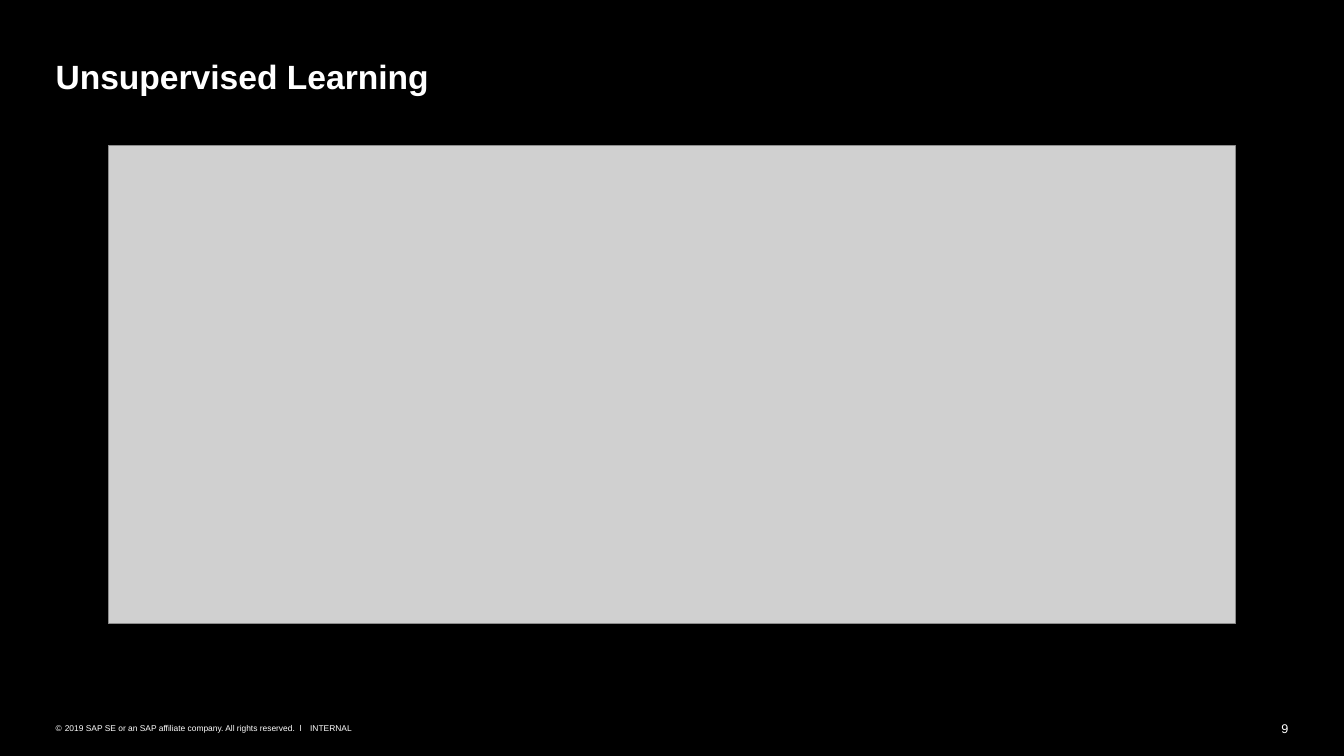
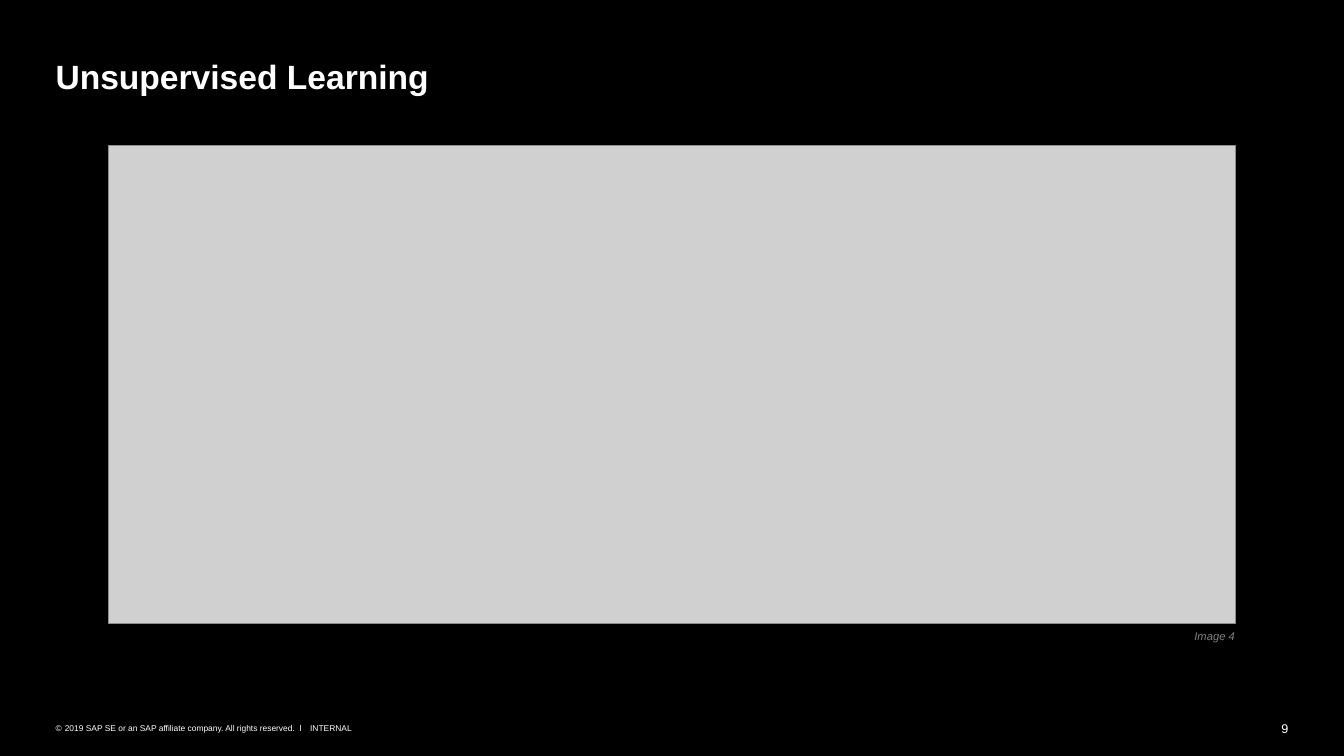
Before and after one commit to SherwinVarghese/Machine-Learning-TechknowSchool, a slide deck: slide 9 of Intro To ML and Data Science/Overview.pptx. Drawn at 1344x756 pixels with LibreOffice and Linux fonts; fonts in the diff are those of the drawing; grey boxes stand for pictures. Boxes give left, top, right and bottom in pixels: in the first picture for what was removed or moved away, otherwise in the second. Text is boxed around its words. In the diff, an @@ line names an element or a change of style, - is before the commit and + after.

```diff
--- a/Intro To ML and Data Science/Overview.pptx
+++ b/Intro To ML and Data Science/Overview.pptx
@@ text added at box(1194, 632, 1235, 642), 8 pt, text #808080, italic @@
+Image 4
```
Also in this commit, not shown: 7 other slides changed, 1 slide added.
